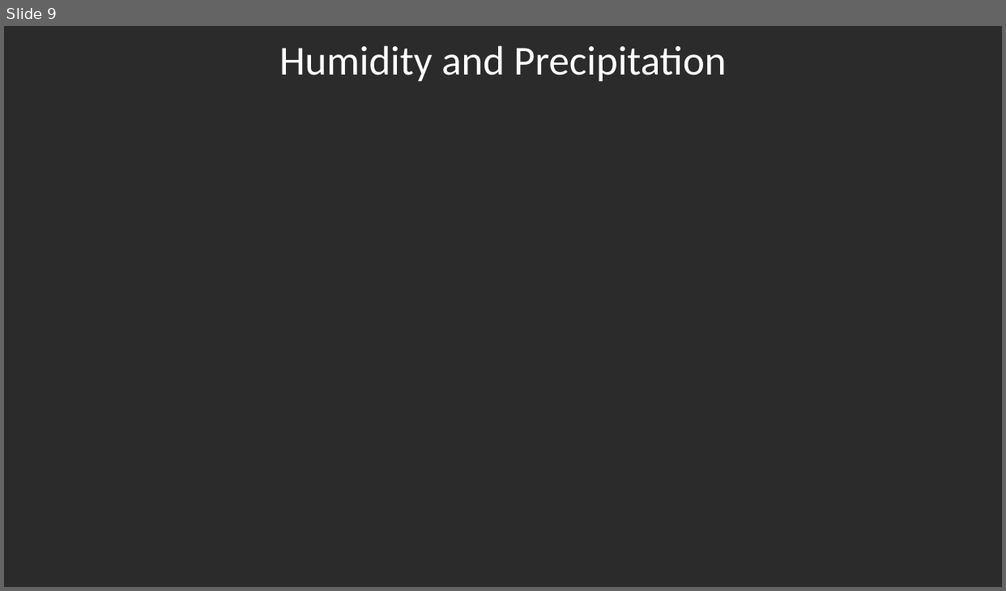
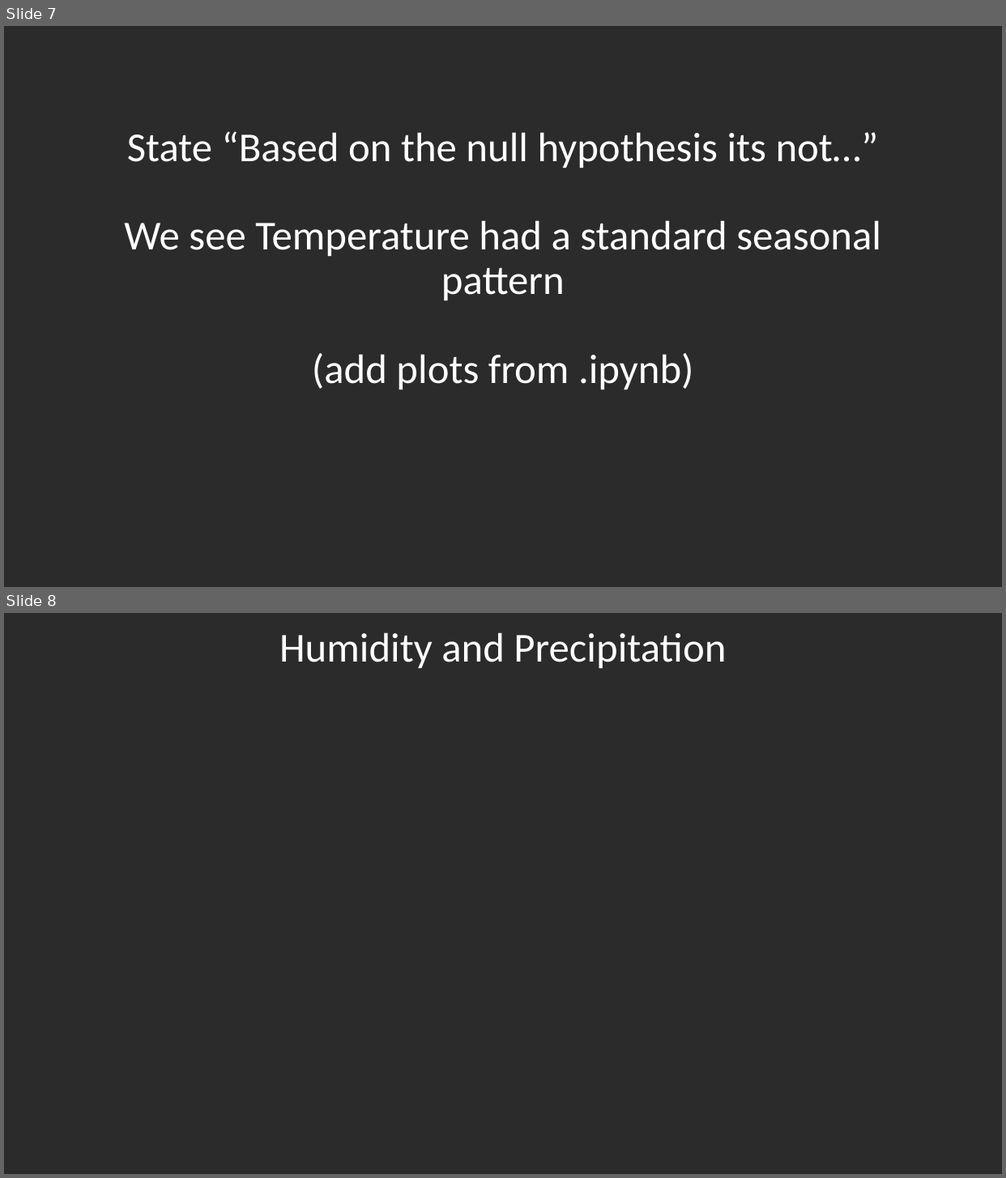
Before and after one commit to Shwetbaba/A-Review-of-the-Effectiveness-of-the-San-Antonio-Water-System-SAWS-Water-Restrictions-Policies, a slide deck: Project1_Final_Presentation_raw_format.pptx. Shown one above the other, each under a label of ours: slide 9 before the commit, slides 7 and 8 after it. The pictures are 1006x591 and 1006x1178 pixels, drawn with LibreOffice and Linux fonts; fonts in the diff are those of the drawing; background and template pictures are left out; a plain dark background stands for a picture behind light text. Boxes give left, top, right and bottom in pixels: in the first picture for what was removed or moved away, otherwise in the second. Text is boxed around its words. In the diff, an @@ line names an element or a change of style, - is before the commit and + after.

```diff
--- a/Project1_Final_Presentation_raw_format.pptx
+++ b/Project1_Final_Presentation_raw_format.pptx
@@ slide 7 added at (x1=4, y1=26, x2=1002, y2=587), background picture (left out) @@
@@ title added at (x1=124, y1=131, x2=881, y2=390), 39.6 pt, text #FFFFFF @@
+State “Based on the null hypothesis its not…”
+We see Temperature had a standard seasonal pattern
+(add plots from .ipynb)
@@ what was slide 9 is now slide 8 @@
```
Also in this commit, not shown: 4 slides changed, 2 other slides added, 7 slides removed.
